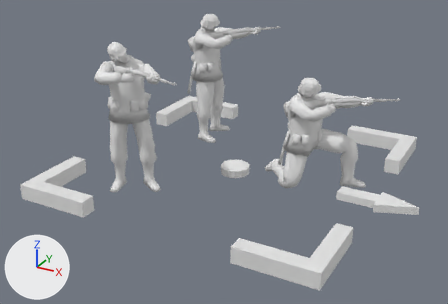
An edit to the Blender file cf_base.blend, drawn before and after from the same camera.
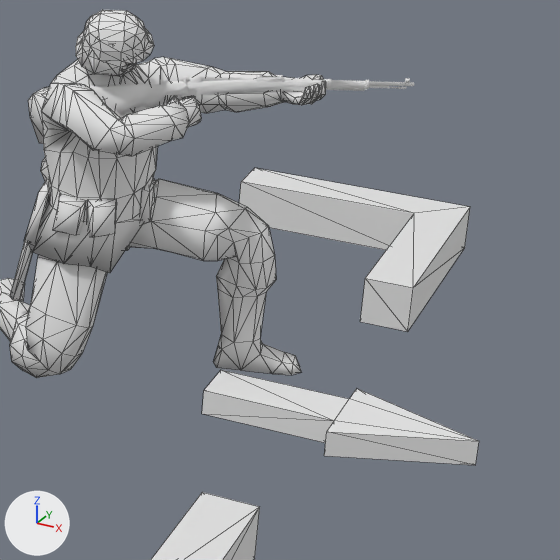
Old and new are each drawn whole from a 50 mm camera at (3.62, -6.9, 3.71) aimed at (0.04, -0.4, 0.46) and again close up on the part from 61% to 99% of the width and 25% to 80% of the height. Every picture has the same lights, and +X, +Y and +Z are marked at lower left. The close-ups show mesh edges as thin lines.

In view in the first close-up: 'gr_c', 'gr_c_h', 'gr_c_w', 'i_frame', 'i_pointer'.
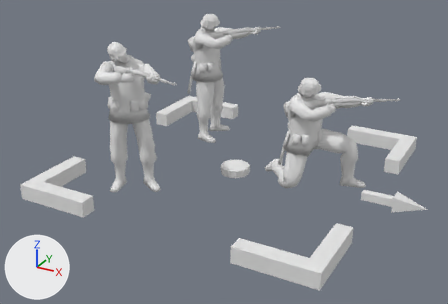
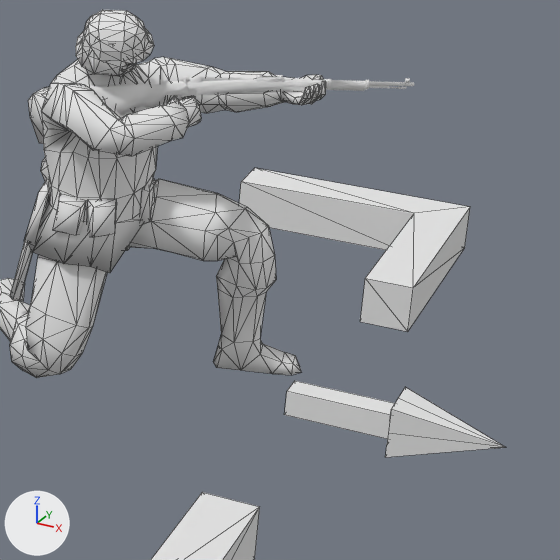
The change, as JSON lines over the scene's bpy script:
```json
{"op": "add", "block": "me_cube", "code": ["me_cube = bpy.data.meshes.new('Cube')", "me_cube.from_pydata(...)  # 25 vertices, 17 faces, 6 loose edges; spans x -0.1..0.7, y -0.1..0.1, z 0.0..0.2", "me_cube.materials.append(mat_cf_pointer)  # its picture is missing"]}
{"op": "add", "block": "me_cylinder", "code": ["me_cylinder = bpy.data.meshes.new('Cylinder')", "me_cylinder.from_pydata(...)  # a 12-sided cylinder along z spanning x -0.2..0.2, y -0.2..0.2, z 0.0..0.1", "me_cylinder.materials.append(mat_cf_pointer)  # its picture is missing"]}
{"op": "remove", "block": "ob_i_pointer", "code": ["ob_i_pointer = bpy.data.objects.new('i_pointer', me_plane)", "ob_i_pointer.parent = ob_i_frame", "ob_i_pointer.matrix_parent_inverse = Matrix(((10.0, 0.0, 0.0, 0.0), (0.0, 0.5, 0.0, 0.0), (0.0, 0.0, 10.0, 0.0), (0.0, 0.0, 0.0, 1.0)))", "ob_i_pointer.location = (2.0, 0.0, 0.0)", "ob_i_pointer.scale = (-0.504, 0.197, 0.63)"]}
{"op": "add", "block": "ob_arrow", "code": ["ob_arrow = bpy.data.objects.new('arrow', me_cube)", "ob_arrow.parent = ob_pointer", "ob_arrow.location = (1.9, 0.0, 0.0)"]}
{"op": "add", "block": "ob_pointer", "code": ["ob_pointer = bpy.data.objects.new('pointer', me_cylinder)", "ob_pointer.parent = ob_i_frame", "ob_pointer.matrix_parent_inverse = Matrix(((10.0, 0.0, 0.0, 0.0), (0.0, 0.5, 0.0, 0.0), (0.0, 0.0, 10.0, 0.0), (0.0, 0.0, 0.0, 1.0)))", "ob_pointer.location = (0.0, 0.0, 0.0)"]}
```

Location of each change, [x1, y1, x2, y2] in pixels of the close-ups (560 x 560 px):
```json
{"object": "i_pointer", "change": "deleted", "before": [202, 370, 479, 465]}
{"object": "arrow", "change": "added", "after": [285, 381, 505, 457]}
```
